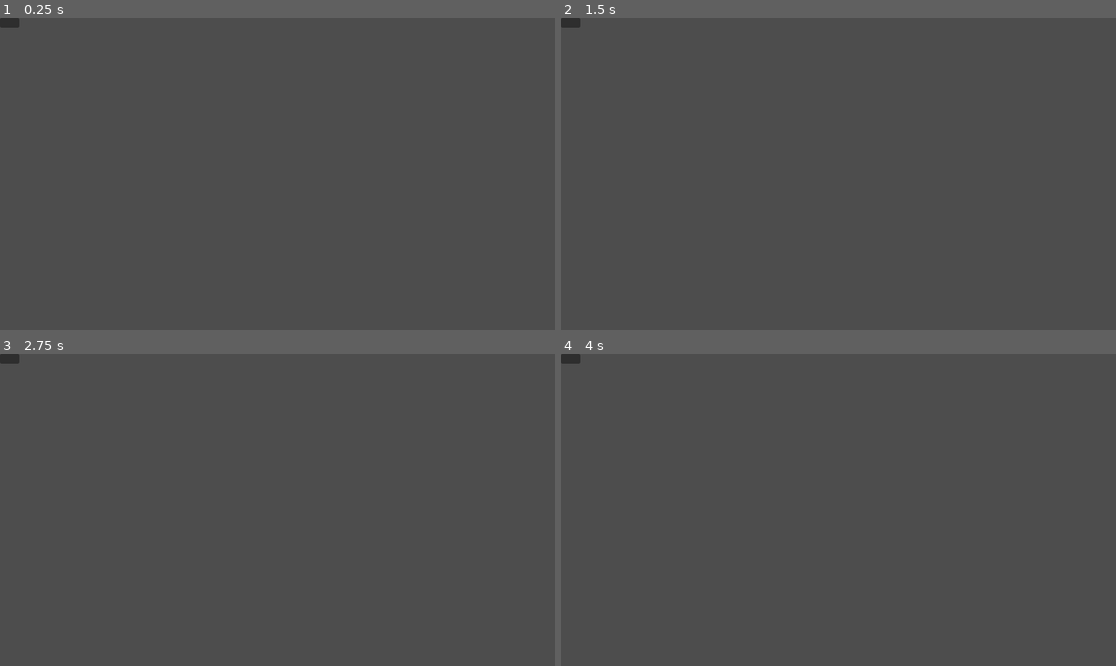
Above: before the commit, frames 1-4 (two rows, left to right).
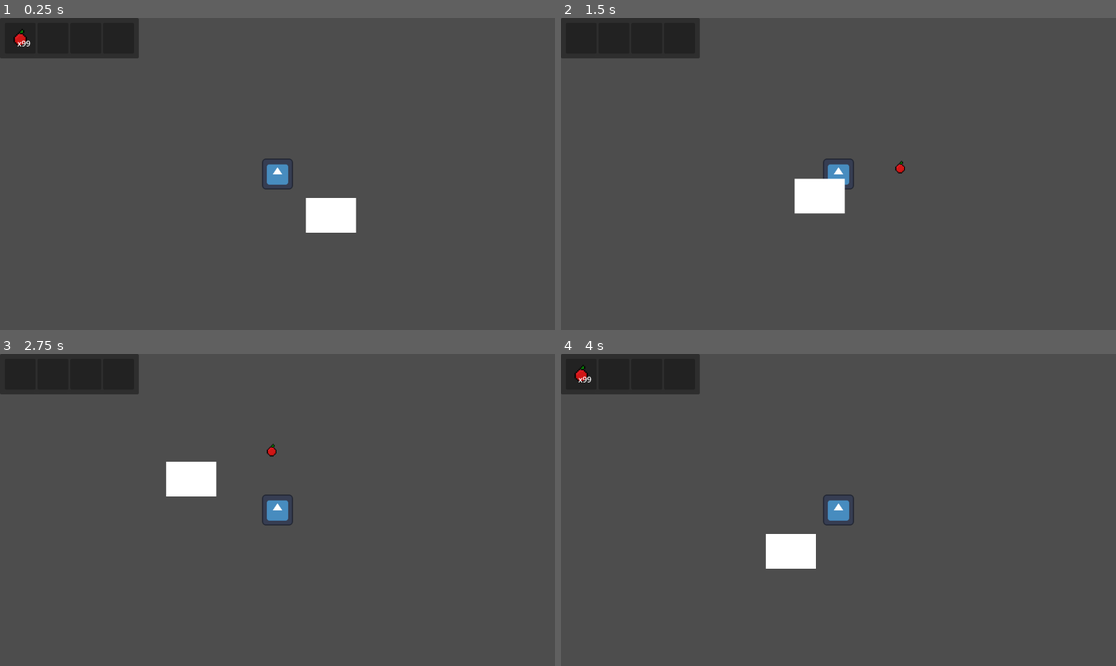
Above: after the commit, the same moments.

Repository: Atapa1908/gamejam-glitchgang
Game: Godot game, scene res://scenes/game.tscn
Two runs of this game, one before a commit and one after it. Both use one fixed random seed, a clock stepped at 60 frames per second and the inputs below. The engine's default icon, where the game draws it, is replaced by a stand-in: a white triangle on a blue panel in a dark square.
Inputs (mouse positions are in pixels of both pictures, inside the frame that each line leads up to):
- Up to frame 1 (0.25 s): no input
- Up to frame 2 (1.5 s): tap Enter at 0.5 s; move the mouse to (572, 27) at 0.52 s; hold Right (ui_right) 0.53-1.28 s; click (572, 27) at 0.67 s; move the mouse to (727, 189) at 1.27 s; hold Down (ui_down) from 1.28 s (still down); click (727, 189) at 1.42 s
- Up to frame 3 (2.75 s): move the mouse to (333, 441) at 2.02 s; release Down (ui_down) at 2.03 s; hold Right (ui_right) from 2.03 s (still down); click (333, 441) at 2.17 s
- Up to frame 4 (4 s): move the mouse to (810, 572) at 2.77 s; release Right (ui_right) at 2.78 s; hold Up (ui_up) 2.78-3.53 s; click (810, 572) at 2.92 s; move the mouse to (1005, 556) at 3.52 s; hold Left (ui_left) from 3.53 s (still down); click (1005, 556) at 3.67 s

The runs differ from the first frame. In frame 1, 4.5% of the frame differs, in the area x 0-65%, y 0-69%; in frame 2, 4.5%; in frame 3, 4.5%, in the area x 0-53%, y 0-56%; in frame 4, 4.5%.
Error before the commit: Invalid access to property or key 'inventory' on a base object of type 'CharacterBody2D (player.gd)'. (res://scenes/game.gd:13)

Commit message:
Inventory Tested and working
Inventory drag and drop is functional and you can drop items onto the floor

Diff:
--- a/resource scripts/inventory/inventory_data/inventory_data.gd
+++ b/resource scripts/inventory/inventory_data/inventory_data.gd
@@ -70,10 +70,10 @@
 	if not slot_data:
 		return
 
-	#if slot_data.item_data is Consumable:
-		#slot_data.quantity -= 1
-		#if slot_data.quantity < 1:
-			#data[index] = null
+	if slot_data.item_data is Consumable:
+		slot_data.quantity -= 1
+		if slot_data.quantity < 1:
+			data[index] = null
 
 	PlayerManager.use_slot_data(slot_data)
 
--- a/resource scripts/inventory/item_data/item_data.gd
+++ b/resource scripts/inventory/item_data/item_data.gd
@@ -3,9 +3,10 @@
 
 @export_category("Item Data")
 @export_placeholder("Enter Name.") var name: String
-@export_placeholder("Description.") var description: String
+@export_multiline var description: String
 @export var stackable: bool = false
 @export var texture: AtlasTexture
+@export var sprite_frames: SpriteFrames
 
 func use(target) -> void:
 	pass
--- a/resources/inventory_data/consumable/Apple.tres
+++ b/resources/inventory_data/consumable/Apple.tres
@@ -1,7 +1,22 @@
-[gd_resource type="Resource" script_class="Consumable" load_steps=4 format=3 uid="uid://dtldeacldsf6j"]
+[gd_resource type="Resource" script_class="Consumable" load_steps=6 format=3 uid="uid://dtldeacldsf6j"]
 
 [ext_resource type="Script" path="res://resource scripts/inventory/consumable/consumable.gd" id="1_djnnc"]
 [ext_resource type="Texture2D" uid="uid://6hklkv0abxy2" path="res://assets/Items.png" id="2_l6hg6"]
+
+[sub_resource type="AtlasTexture" id="AtlasTexture_x22gs"]
+atlas = ExtResource("2_l6hg6")
+region = Rect2(0, 0, 32, 32)
+
+[sub_resource type="SpriteFrames" id="SpriteFrames_26tnc"]
+animations = [{
+"frames": [{
+"duration": 1.0,
+"texture": SubResource("AtlasTexture_x22gs")
+}],
+"loop": true,
+"name": &"default",
+"speed": 5.0
+}]
 
 [sub_resource type="AtlasTexture" id="AtlasTexture_m033m"]
 atlas = ExtResource("2_l6hg6")
@@ -14,3 +29,4 @@
 description = "A tasty apple."
 stackable = true
 texture = SubResource("AtlasTexture_m033m")
+sprite_frames = SubResource("SpriteFrames_26tnc")
--- a/resources/inventory_data/inventory/player_test.tres
+++ b/resources/inventory_data/inventory/player_test.tres
@@ -7,7 +7,7 @@
 [sub_resource type="Resource" id="Resource_k1akl"]
 script = ExtResource("2_7r7j7")
 item_data = ExtResource("1_qvc4t")
-quantity = 1
+quantity = 99
 
 [resource]
 script = ExtResource("1_ejdci")
--- a/scenes/InventoryInterface.gd
+++ b/scenes/InventoryInterface.gd
@@ -7,7 +7,6 @@
 @onready var grabbed_slot: PanelContainer = %GrabbedSlot
 
 var grabbed_slot_data: SlotData
-var extra_inv_owner
 
 func _physics_process(_delta: float) -> void:
 	if grabbed_slot_data:
@@ -19,7 +18,6 @@
 	player_inventory.set_inventory_data(inv_data)
 
 func on_inv_interact(inv_data: InventoryData, index: int, button: int) -> void:
-
 	match [grabbed_slot_data, button]:
 		[null, MOUSE_BUTTON_LEFT]:
 			grabbed_slot_data = inv_data.grab_slot_data(index)
--- a/scenes/game.gd
+++ b/scenes/game.gd
@@ -9,17 +9,12 @@
 @export var packed_pickup: PackedScene
 
 func _ready() -> void:
-	inventory_interface.force_close.connect(toggle_inventory)
 	inventory_interface.set_player_inventory_data(player.inventory)
-	inventory_interface.set_equipment_inventory_data(player.equipment_inventory)
-
-
-func toggle_inventory() -> void:
-	inventory_interface.clear_ext_inv()
 
 func _on_inventory_interface_drop_slot_data(slot_data: SlotData) -> void:
 	var pickup := packed_pickup.instantiate()
 	pickup.name = slot_data.item_data.name
 	pickup.slot_data = slot_data
-	pickup.global_position = player.global_position + Vector2(30, 5) * player.direction_buffer
+	# NOTE: the next line controls the placement of the item that is to be dropped
+	pickup.global_position = player.global_position + Vector2(128, 0)
 	items.add_child(pickup)
--- a/scenes/game.tscn
+++ b/scenes/game.tscn
@@ -1,31 +1,42 @@
-[gd_scene load_steps=7 format=3 uid="uid://dsim0o8p4bdy"]
+[gd_scene load_steps=9 format=3 uid="uid://dsim0o8p4bdy"]
 
 [ext_resource type="Script" path="res://scenes/game.gd" id="1_mb528"]
 [ext_resource type="Script" path="res://scenes/InventoryInterface.gd" id="1_yy1ok"]
 [ext_resource type="PackedScene" uid="uid://cpksbbakgod7g" path="res://scenes/player/player.tscn" id="2_sqgik"]
+[ext_resource type="PackedScene" uid="uid://cdw770qy1hiy1" path="res://scenes/inventory/pickup.tscn" id="2_t354q"]
 [ext_resource type="Resource" uid="uid://fs4pmwxb0qbd" path="res://resources/inventory_data/inventory/player_test.tres" id="3_bilbk"]
 [ext_resource type="PackedScene" uid="uid://cflupa8oq6kte" path="res://scenes/inventory/inventory.tscn" id="4_tig2w"]
 [ext_resource type="PackedScene" uid="uid://bcalj77kdivbs" path="res://scenes/inventory/slot.tscn" id="5_gb53o"]
 
+[sub_resource type="BoxMesh" id="BoxMesh_6p7bw"]
+
 [node name="Game" type="Node2D"]
 script = ExtResource("1_mb528")
+packed_pickup = ExtResource("2_t354q")
 
 [node name="TileMap" type="TileMap" parent="."]
 format = 2
 
 [node name="Player" parent="." instance=ExtResource("2_sqgik")]
-inventory_data = ExtResource("3_bilbk")
+inventory = ExtResource("3_bilbk")
 
 [node name="Items" type="Node2D" parent="."]
+
+[node name="MeshInstance2D" type="MeshInstance2D" parent="."]
+position = Vector2(111, 86)
+scale = Vector2(104.5, 72.5)
+mesh = SubResource("BoxMesh_6p7bw")
 
 [node name="CanvasLayer" type="CanvasLayer" parent="."]
 
 [node name="InventoryInterface" type="Control" parent="CanvasLayer"]
 unique_name_in_owner = true
 layout_mode = 3
-anchors_preset = 0
-offset_right = 40.0
-offset_bottom = 40.0
+anchors_preset = 15
+anchor_right = 1.0
+anchor_bottom = 1.0
+grow_horizontal = 2
+grow_vertical = 2
 script = ExtResource("1_yy1ok")
 
 [node name="VBoxContainer" type="VBoxContainer" parent="CanvasLayer/InventoryInterface"]
@@ -42,4 +53,5 @@
 visible = false
 layout_mode = 0
 
+[connection signal="drop_slot_data" from="CanvasLayer/InventoryInterface" to="." method="_on_inventory_interface_drop_slot_data"]
 [connection signal="gui_input" from="CanvasLayer/InventoryInterface" to="CanvasLayer/InventoryInterface" method="_on_gui_input"]
--- a/scenes/inventory/inventory.gd
+++ b/scenes/inventory/inventory.gd
@@ -1,7 +1,12 @@
 extends PanelContainer
 
 @onready var item_grid: GridContainer = %ItemGrid
+
 @export var packed_slot: PackedScene
+
+func set_inventory_data(inv_data: InventoryData) -> void:
+	inv_data.inv_updated.connect(populate_grid)
+	populate_grid(inv_data)
 
 func clear_inventory_data(inv_data: InventoryData) -> void:
 	inv_data.inv_updated.disconnect(populate_grid)
--- a/scenes/inventory/inventory.tscn
+++ b/scenes/inventory/inventory.tscn
@@ -15,9 +15,6 @@
 theme_override_constants/margin_right = 10
 theme_override_constants/margin_bottom = 10
 
-[node name="Panel" type="Panel" parent="MarginContainer"]
-layout_mode = 2
-
 [node name="ItemGrid" type="GridContainer" parent="MarginContainer"]
 unique_name_in_owner = true
 layout_mode = 2
--- a/scenes/inventory/pickup.gd
+++ b/scenes/inventory/pickup.gd
@@ -1,11 +1,11 @@
 extends StaticBody2D
 
-@onready var sprite: Sprite2D = $AnimatedSprite2D
+@onready var sprite: AnimatedSprite2D = $AnimatedSprite2D
 
 @export var slot_data: SlotData
 
 func _ready() -> void:
-	sprite.texture = slot_data.item_data.icon
+	sprite.sprite_frames = slot_data.item_data.sprite_frames
 
 func _on_range_body_entered(body: Node2D) -> void:
 	if body.is_in_group("player") and body.inventory.pick_up_slot_data(slot_data):
--- a/scenes/inventory/slot.gd
+++ b/scenes/inventory/slot.gd
@@ -7,7 +7,7 @@
 
 func set_slot_data(slot_data: SlotData) -> void:
 	var item_data: ItemData = slot_data.item_data
-	item_texture.texture = item_data.icon
+	item_texture.texture = item_data.texture
 	tooltip_text = "%s\n%s" % [item_data.name, item_data.description]
 
 	quantity_label.text = "x%s" % slot_data.quantity
@@ -18,5 +18,4 @@
 	if event is InputEventMouseButton \
 		and event.button_index in [MOUSE_BUTTON_LEFT, MOUSE_BUTTON_RIGHT] \
 		 and event.is_pressed():
-
 		clicked.emit(get_index(), event.button_index)
--- a/scenes/inventory/slot.tscn
+++ b/scenes/inventory/slot.tscn
@@ -22,3 +22,5 @@
 size_flags_horizontal = 8
 size_flags_vertical = 8
 text = "X99"
+
+[connection signal="gui_input" from="." to="." method="_on_gui_input"]
--- a/scenes/player/player.gd
+++ b/scenes/player/player.gd
@@ -13,14 +13,16 @@
 @export_category("Movement")
 
 @export_category("Inventory")
-@export var inventory_data: InventoryData
+@export var inventory: InventoryData
 
 var health: float = MAX_HEALTH
 
-func _physics_process(delta: float) -> void:
-	var direction: Vector2 = Input.get_vector("ui_left", "ui_right", "ui_up", "ui_down").normalized()
+func _physics_process(_delta: float) -> void:
+	var direction := Input.get_vector("ui_left", "ui_right", "ui_up", "ui_down").normalized()
 
 	velocity = direction * 200.0
+
+	move_and_slide()
 
 func heal(heal_value: float) -> void:
 	health += heal_value
--- a/scenes/player/player.tscn
+++ b/scenes/player/player.tscn
@@ -1,10 +1,20 @@
-[gd_scene load_steps=4 format=3 uid="uid://cpksbbakgod7g"]
+[gd_scene load_steps=5 format=3 uid="uid://cpksbbakgod7g"]
 
 [ext_resource type="Script" path="res://scenes/player/player.gd" id="1_1dh3b"]
+[ext_resource type="Texture2D" uid="uid://brulnln6sr2sd" path="res://icon.svg" id="2_4a5fc"]
 
 [sub_resource type="CapsuleShape2D" id="CapsuleShape2D_l1u3j"]
 
 [sub_resource type="SpriteFrames" id="SpriteFrames_s7qwb"]
+animations = [{
+"frames": [{
+"duration": 1.0,
+"texture": ExtResource("2_4a5fc")
+}],
+"loop": true,
+"name": &"default",
+"speed": 5.0
+}]
 
 [node name="Player" type="CharacterBody2D" groups=["player"]]
 script = ExtResource("1_1dh3b")
@@ -14,6 +24,7 @@
 metadata/_edit_group_ = true
 
 [node name="AnimatedSprite" type="AnimatedSprite2D" parent="."]
+scale = Vector2(0.5, 0.5)
 sprite_frames = SubResource("SpriteFrames_s7qwb")
 metadata/_edit_group_ = true
 
